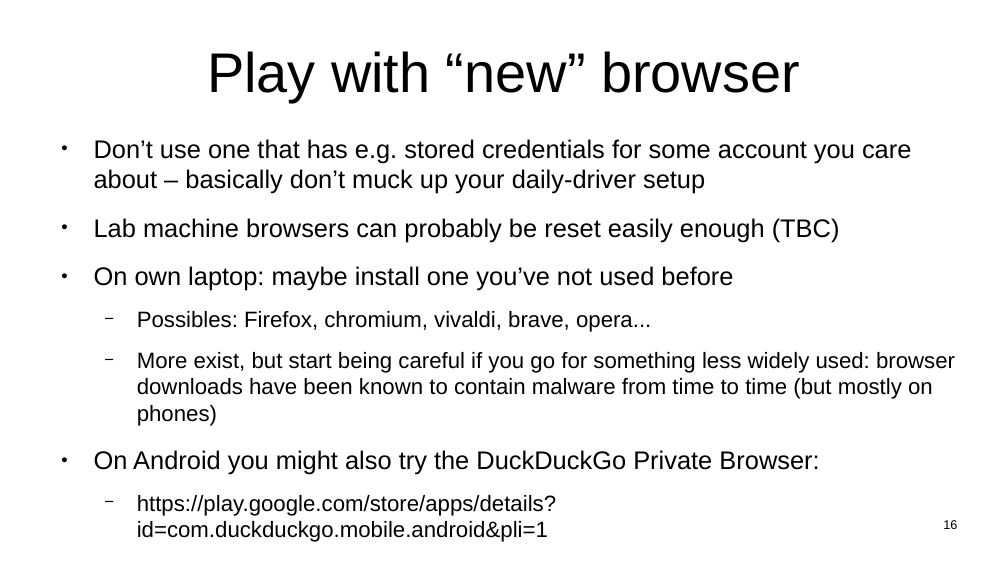
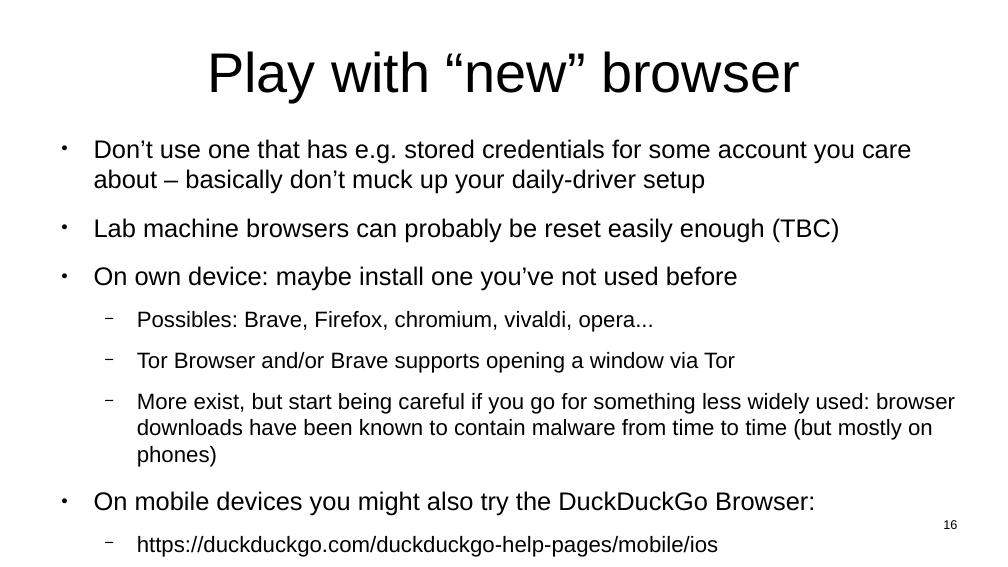
Before and after one commit to sftcd/witidtm, a slide deck: slide 16 of lectures/2026-2027/labs.odp. Drawn at 1008x567 pixels with LibreOffice and Linux fonts; fonts in the diff are those of the drawing. Boxes give left, top, right and bottom in pixels: in the first picture for what was removed or moved away, otherwise in the second. Text is boxed around its words. In the diff, an @@ line names an element or a change of style, - is before the commit and + after.

```diff
--- a/lectures/2026-2027/labs.odp
+++ b/lectures/2026-2027/labs.odp
@@ text at [94, 266, 738, 373]: text changed @@
-● On own laptop: maybe install one you’ve not used before
-  − Possibles: Firefox, chromium, vivaldi, brave, opera...
+● On own device: maybe install one you’ve not used before
+  − Possibles: Brave, Firefox, chromium, vivaldi, opera...
+  − Tor Browser and/or Brave supports opening a window via Tor
@@ text at [94, 491, 815, 557]: text changed @@
-● On Android you might also try the DuckDuckGo Private Browser:
-  − https://play.google.com/store/apps/details?id=com.duckduckgo.mobile.android&pli=1
+● On mobile devices you might also try the DuckDuckGo Browser:
+  − https://duckduckgo.com/duckduckgo-help-pages/mobile/ios
```
Also in this commit, not shown: 3 other slides changed, 5 other files.
